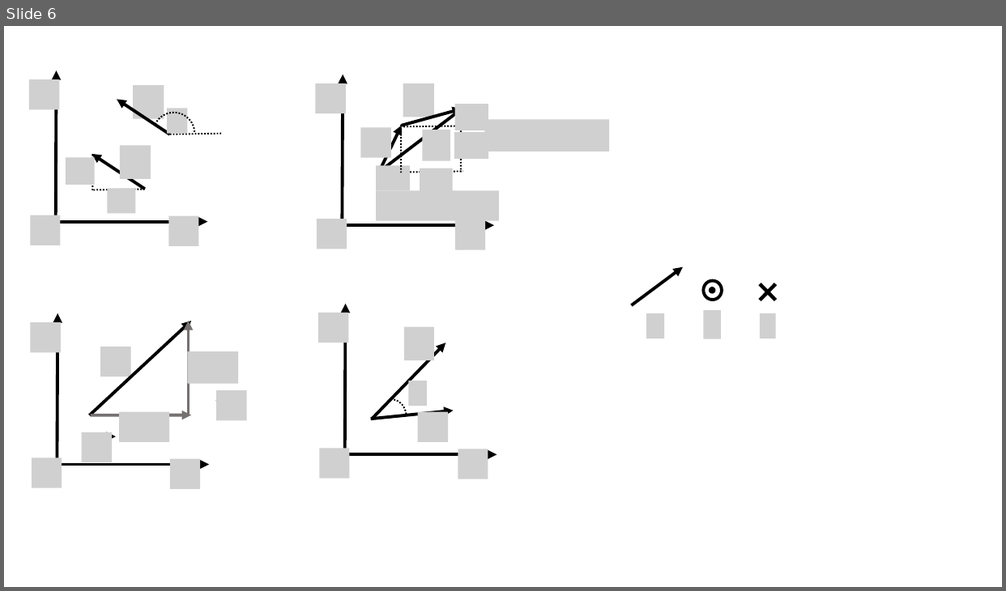
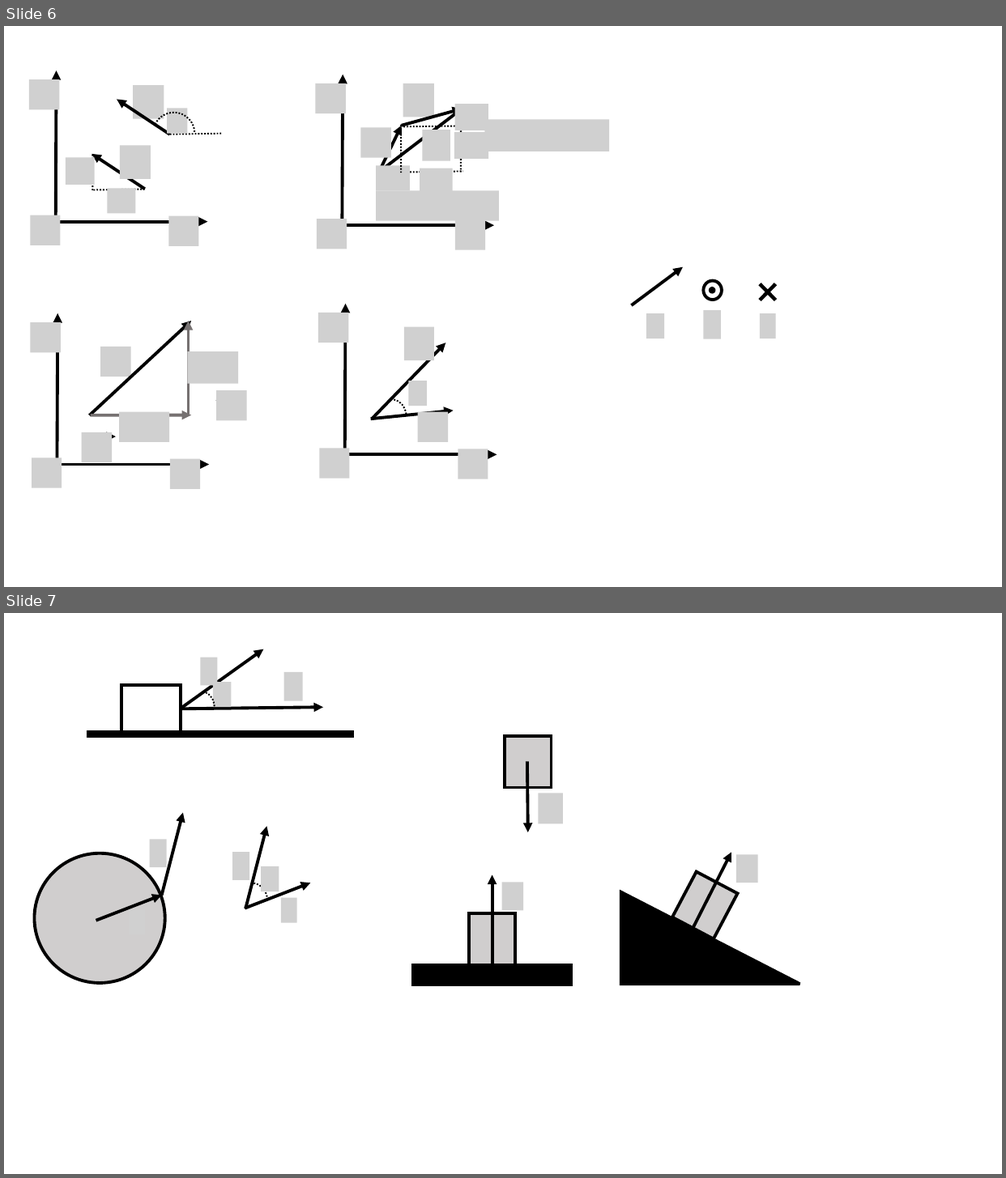
Before and after one commit to OSTP/PhysicsArtofModelling, a slide deck: tex/figures/Figures.pptx. Shown one above the other, each under a label of ours: slide 6 before the commit, slides 6 and 7 after it. The pictures are 1006x591 and 1006x1178 pixels, drawn with LibreOffice and Linux fonts; fonts in the diff are those of the drawing; grey boxes stand for pictures. Boxes give left, top, right and bottom in pixels: in the first picture for what was removed or moved away, otherwise in the second. Text is boxed around its words. In the diff, an @@ line names an element or a change of style, - is before the commit and + after.

```diff
--- a/tex/figures/Figures.pptx
+++ b/tex/figures/Figures.pptx
@@ slide 7 added at (4, 613, 1002, 1174), background #FFFFFF @@
@@ group added at (88, 649, 353, 736): 3 pictures, 2 rectangles, 2 arrows, 1 arc (boxed as its full ellipse) @@
@@ rectangle added at (505, 736, 552, 787), fill #D0CECE, outline #000000 3 pt @@
@@ arrow added from (527, 761) to (528, 833), #000000 3 pt @@
@@ picture added at (539, 794, 563, 824) @@
@@ group added at (35, 813, 310, 983): 5 pictures, 4 arrows, 1 ellipse, 1 arc (boxed as its full ellipse) @@
@@ group added at (413, 853, 800, 985): 3 rectangles, 2 arrows, 2 pictures, 1 right triangle @@
```
Also in this commit, not shown: 1 slide removed, 3 other files.
